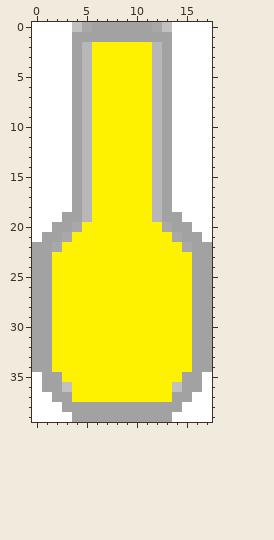
A pixel-art sprite gets an edit: images/tank-cannon-blackHole.png. Above, as it was before the edit.
The file is 18x40 pixels. Colours within 5 levels of each other are drawn and written as one.
Once edited:
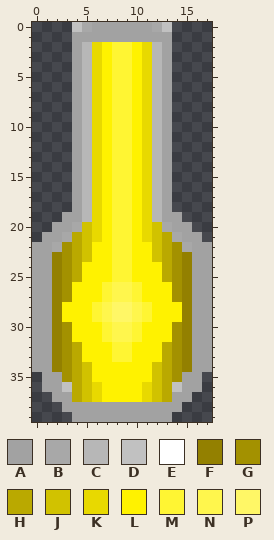
Palette (. is transparent): A #a2a2a2  B #a8a8a8  C #b7b7b7  D #c1c1c1  E #ffffff  F #938000  G #a39100  H #baa900  J #d1c200  K #e8d900  L #fff200  M #fff533  N #fff64d  P #fff766
Author's note on the commit: First attempt at modifying the cannon images.
From old to new:
The author changed colour L to colour F in rows 23 to 34 at x 2 and 15.
The author changed colour L to colour G in rows 22 to 27 at x 3 and 14; in rows 30 to 35 at x 3 and 14.
The author changed colour L to colour H in rows 21 to 25 at x 4 and 13; in rows 32 to 37 at x 4 and 13.
The author changed colour L to colour J in rows 20 to 23 at x 5 and 12; in rows 34 to 37 at x 5 and 12.
The author changed colour L to colour K in rows 2 to 21 at x 6 and 11; in rows 36 to 37 at x 6 and 11.
The author changed colour L to colour M in rows 2 to 25 at x 8 to 9; in rows 26 to 27 at x 7 and 10; in rows 28 to 29 at x 6 and 11; in rows 30 to 31 at x 7 and 10; in rows 32 to 33 at x 8 to 9.
The author changed colour L to colour N in rows 26 to 27 at x 8 to 9; in rows 28 to 29 at x 7 and 10; in rows 30 to 31 at x 8 to 9.
The author changed colour L to colour P in rows 28 to 29 at x 8 to 9.
Colour E is gone in rows 0 to 18 at x 0 to 3 and 14 to 17; in row 19 at x 0 to 2 and 15 to 17; in row 20 at x 0 to 1 and 16 to 17; in row 21 at x 0 and 17; in rows 35 to 36 at x 0 and 17; in row 37 at x 0 to 1 and 16 to 17.
Colour E is gone in row 38 at x 0 to 2 and 15 to 17; in row 39 at x 0 to 3 and 14 to 17.
